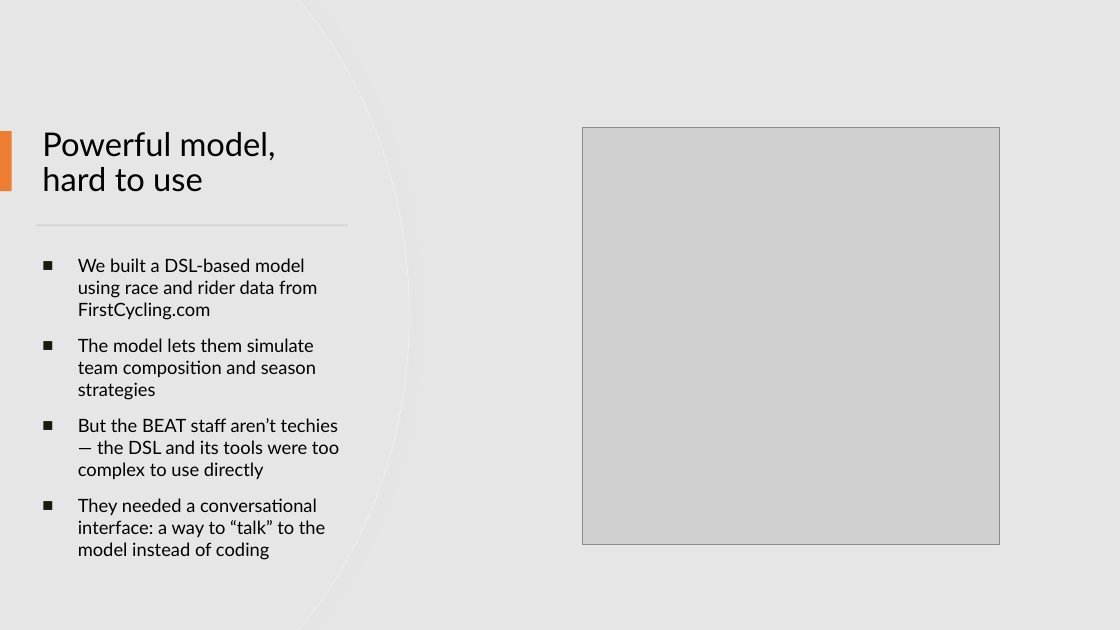
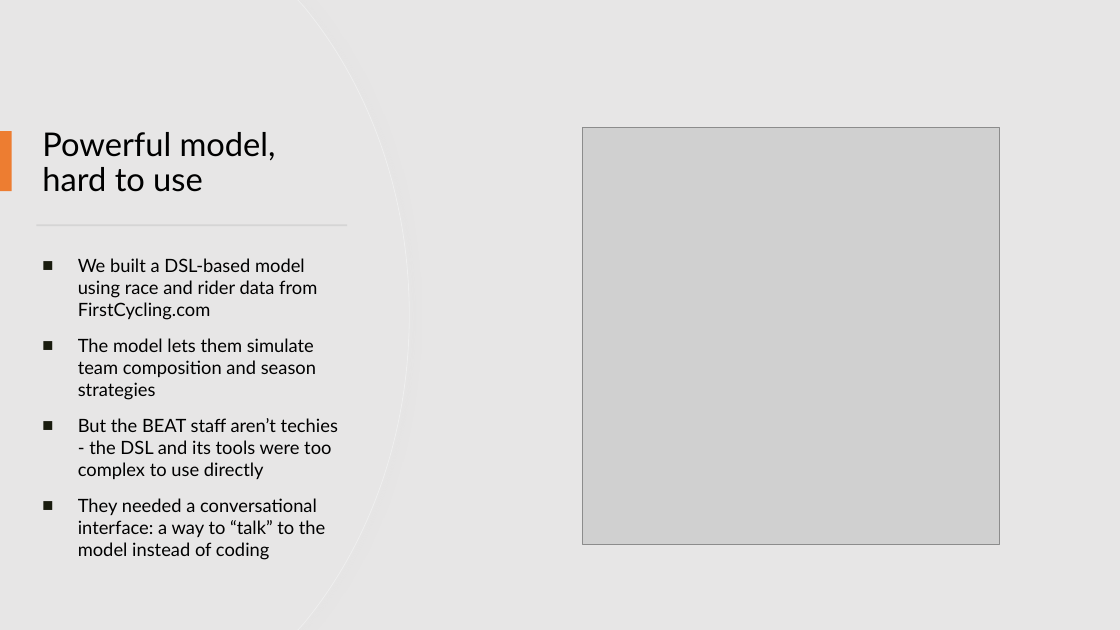
Before and after one commit to krinara86/llm_dsl_validator, a slide deck: slide 5 of misc/langdev2025/Making DSLs conversable.pptx (slide 4 before the commit). Drawn at 1120x630 pixels with LibreOffice and Linux fonts; fonts in the diff are those of the drawing; grey boxes stand for pictures. Boxes give left, top, right and bottom in pixels: in the first picture for what was removed or moved away, otherwise in the second. Text is boxed around its words. In the diff, an @@ line names an element or a change of style, - is before the commit and + after.

```diff
--- a/misc/langdev2025/Making DSLs conversable.pptx
+++ b/misc/langdev2025/Making DSLs conversable.pptx
@@ text at (78,418,338,479): text changed @@
-■ But the BEAT staff aren’t techies — the DSL and its tools were too complex to use directly
+■ But the BEAT staff aren’t techies - the DSL and its tools were too complex to use directly
```
Also in this commit, not shown: 6 other slides changed, 2 slides added, 1 slide removed, 1 other file.
